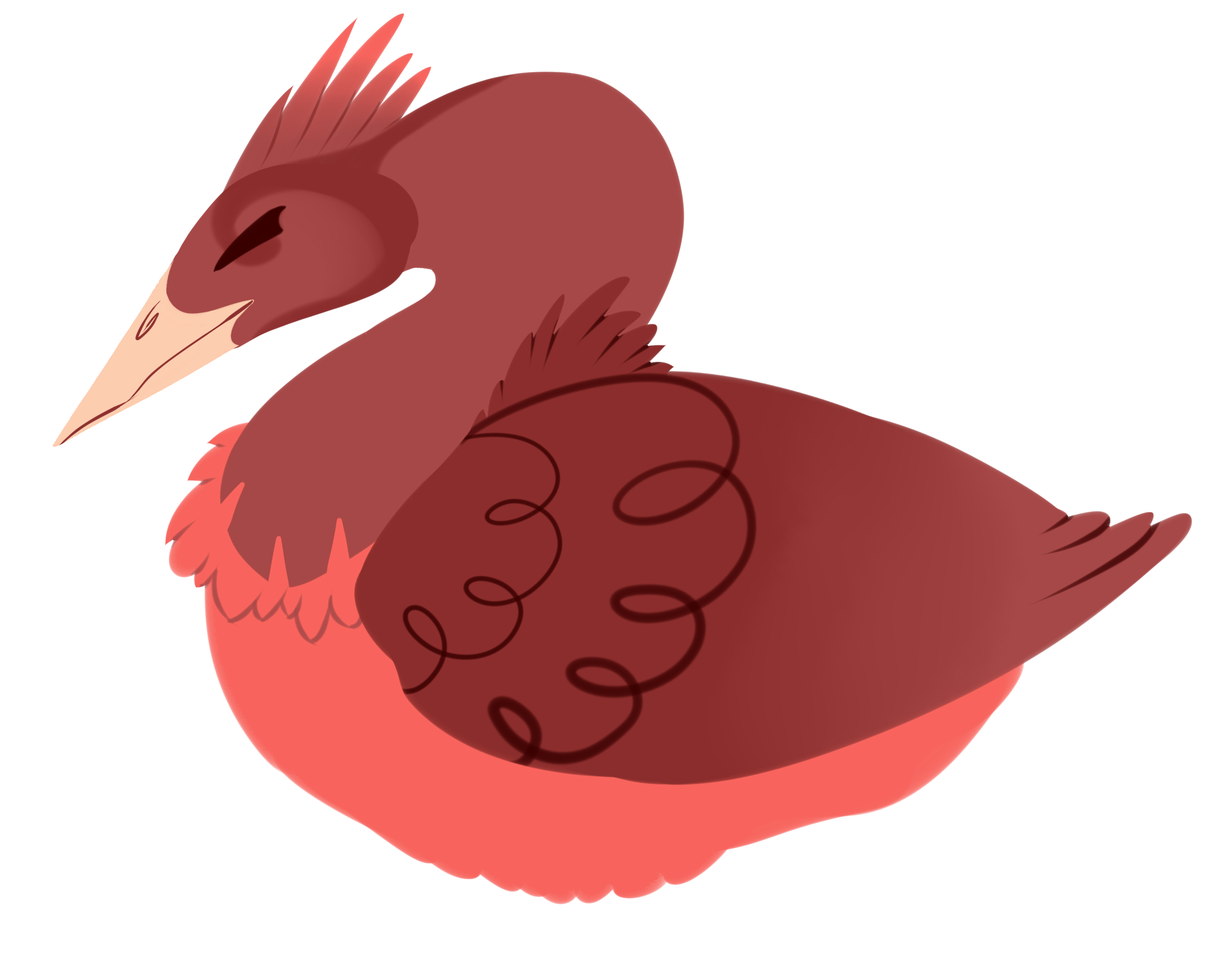
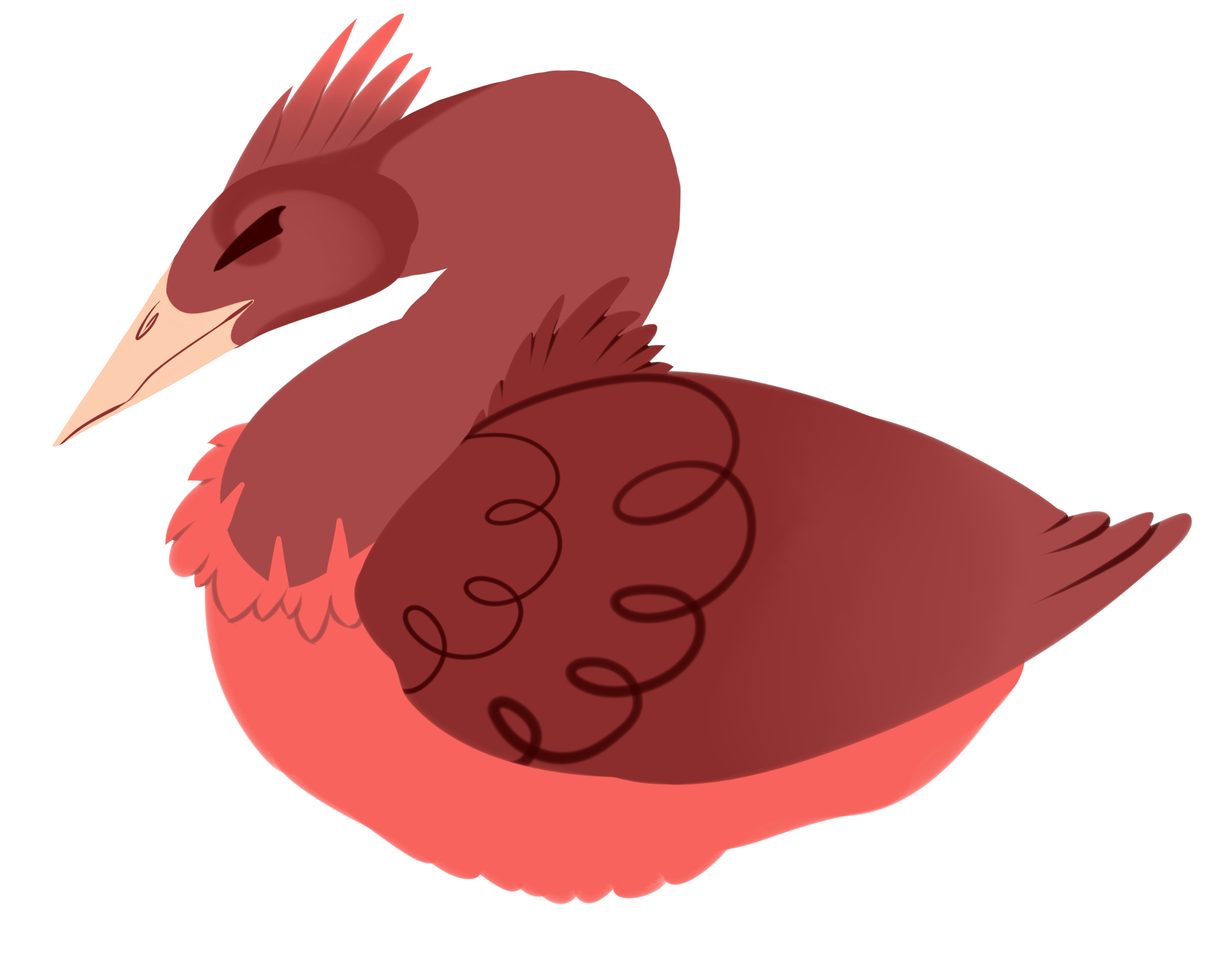
Layered file, before and after one edit (1227x961). Changes by layer:
painted on "Neck1" over [367, 70, 638, 279]
painted on "Neck2" over [365, 73, 685, 336]
painted on "Neck3" over [350, 306, 412, 344]
painted on "Underbelly" over [1000, 657, 1025, 698]
